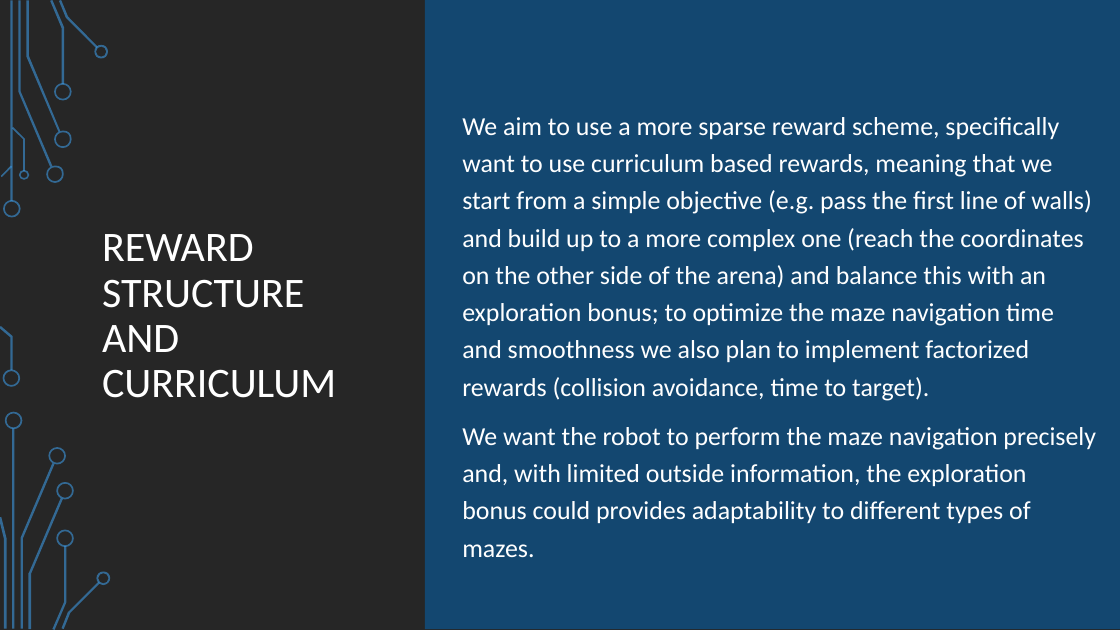
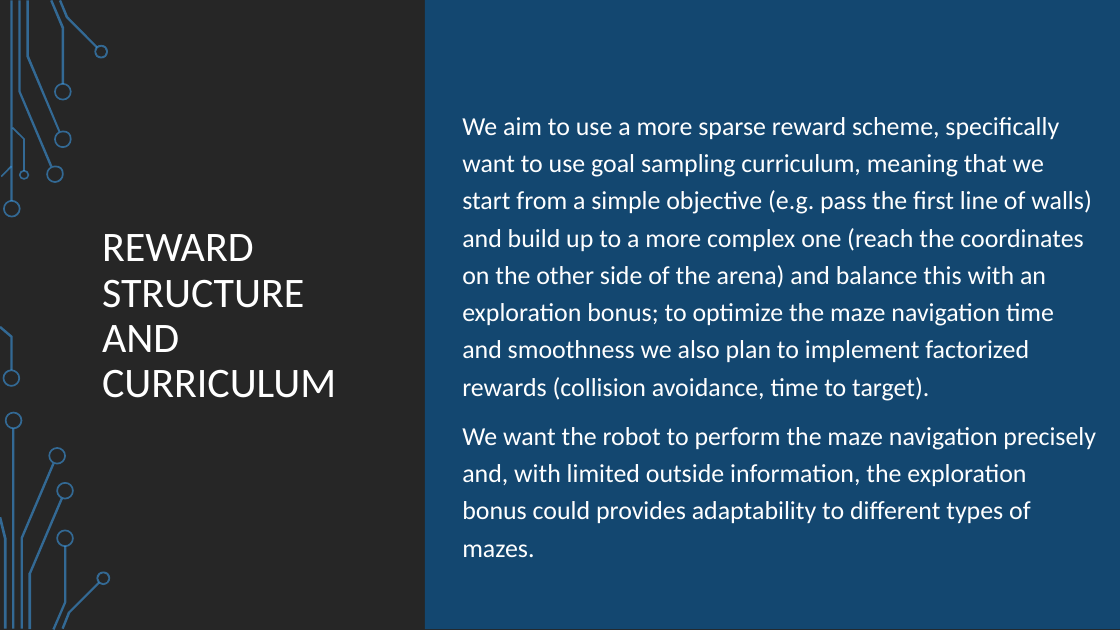
Before and after one commit to SSimuzzz/MobileRobotNavigation, a slide deck: slide 6 of Mini-Project/GroupK.pptx. Drawn at 1120x630 pixels with LibreOffice and Linux fonts; fonts in the diff are those of the drawing; background and template pictures are left out. Boxes give left, top, right and bottom in pixels: in the first picture for what was removed or moved away, otherwise in the second. Text is boxed around its words. In the diff, an @@ line names an element or a change of style, - is before the commit and + after.

```diff
--- a/Mini-Project/GroupK.pptx
+++ b/Mini-Project/GroupK.pptx
@@ text at [462, 117, 1091, 401]: text changed @@
-We aim to use a more sparse reward scheme, specifically want to use curriculum based rewards, meaning that we start from a simple objective (e.g. pass the first line of walls) and build up to a more complex one (reach the coordinates on the other side of the arena) and balance this with an exploration bonus; to optimize the maze navigation time and smoothness we also plan to implement factorized rewards (collision avoidance, time to target).
+We aim to use a more sparse reward scheme, specifically want to use goal sampling curriculum, meaning that we start from a simple objective (e.g. pass the first line of walls) and build up to a more complex one (reach the coordinates on the other side of the arena) and balance this with an exploration bonus; to optimize the maze navigation time and smoothness we also plan to implement factorized rewards (collision avoidance, time to target).
```
Also in this commit, not shown: 5 other slides changed.
